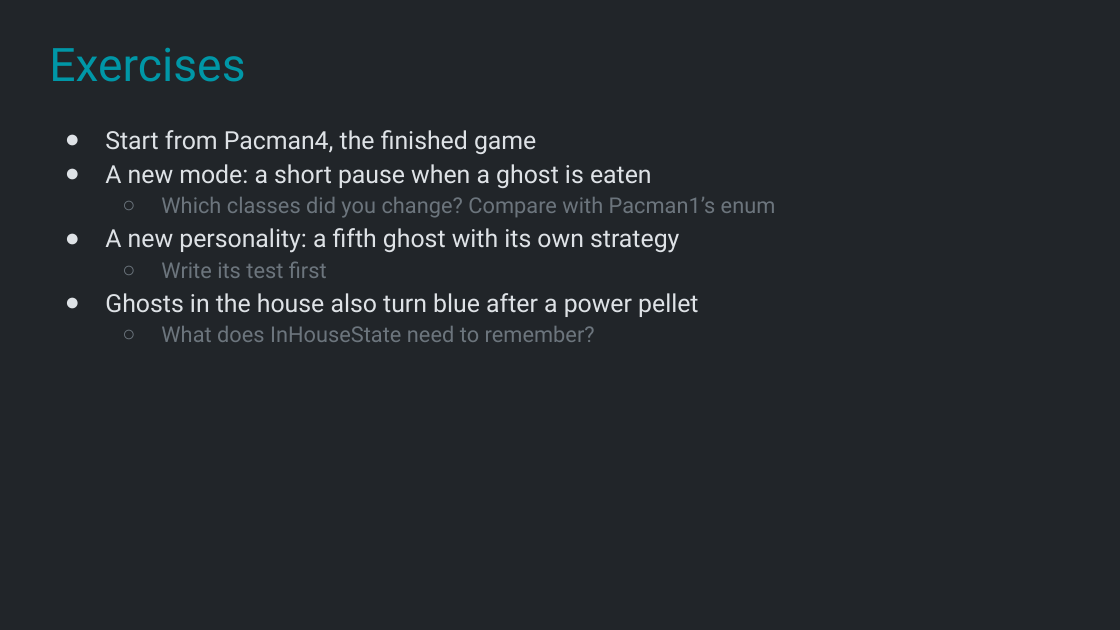
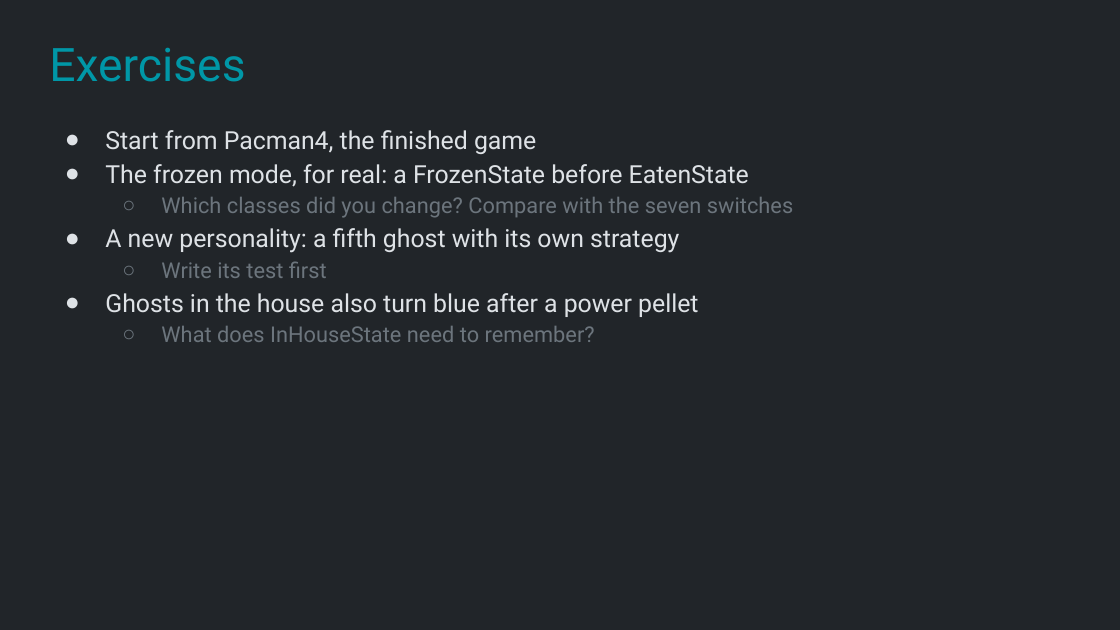
Before and after one commit to Metamate/gar, a slide deck: slide 28 of slides/05 Pac-Man.pptx. Drawn at 1120x630 pixels with LibreOffice and Linux fonts; fonts in the diff are those of the drawing. Boxes give left, top, right and bottom in pixels: in the first picture for what was removed or moved away, otherwise in the second. Text is boxed around its words. In the diff, an @@ line names an element or a change of style, - is before the commit and + after.

```diff
--- a/slides/05 Pac-Man.pptx
+++ b/slides/05 Pac-Man.pptx
@@ text at box(105, 164, 793, 218): text changed @@
-● A new mode: a short pause when a ghost is eaten
-  ○ Which classes did you change? Compare with Pacman1’s enum
+● The frozen mode, for real: a FrozenState before EatenState
+  ○ Which classes did you change? Compare with the seven switches
```
Also in this commit, not shown: 6 other files.
